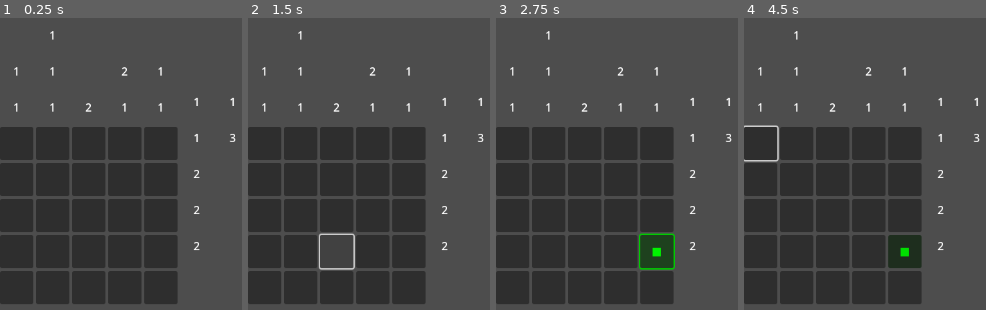
Above: before the commit, frames 1-4 (left to right).
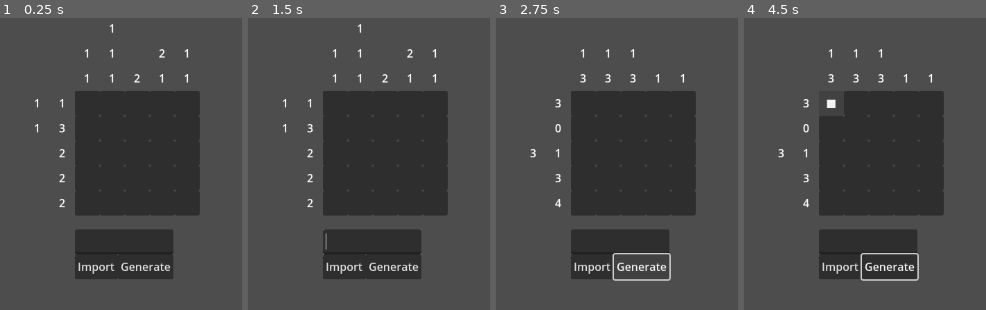
Above: after the commit, the same moments.

Repository: cloddity/picross3x
Game: Godot game, scene res://scenes/game.tscn
Two runs of this game, one before a commit and one after it. Both use one fixed random seed, a clock stepped at 60 frames per second and the inputs below.
Inputs (mouse positions are in pixels of both pictures, inside the frame that each line leads up to):
- Up to frame 1 (0.25 s): no input
- Up to frame 2 (1.5 s): click (344, 266) at 0.5 s, where only the run after the commit has a clickable "Import"; click (337, 251) at 1.25 s, where only the run before the commit has a clickable "X"
- Up to frame 3 (2.75 s): click (641, 266) at 2 s, where only the run after the commit has a clickable "Generate"
- Up to frame 4 (4.5 s): click (760, 143) at 2.77 s; click (760, 143) at 3.5 s, where only the run before the commit has a clickable "X"; click (831, 102) at 4.27 s

The runs differ from the first frame. In frame 1, 34% of the frame differs, in the area x 0-98%, y 2-98%; in frame 2, 34%; in frame 3, 35%, in the area x 0-98%, y 4-98%; in frame 4, 34%.

Commit message:
implemented basic picross functionality

Diff:
--- a/project.godot
+++ b/project.godot
@@ -19,6 +19,10 @@
 
 project/assembly_name="picrossx3"
 
+[gui]
+
+theme/custom="uid://kst8s1vas274"
+
 [rendering]
 
 renderer/rendering_method="gl_compatibility"
--- a/scenes/game.gd
+++ b/scenes/game.gd
@@ -1,10 +1,19 @@
 extends Control
 
 const TILE_SCENE = preload("res://scenes/tiles/Tile.tscn")
+const UNIT_CONST = 36
+const MARGIN_CONST = 3
 
-@onready var puzzle_grid = $MarginContainer/HBoxContainer/rightSide/puzzleGrid
-@onready var row_clues_box = $MarginContainer/HBoxContainer/leftSide/rowClues
-@onready var top_clues_box = $MarginContainer/HBoxContainer/rightSide/colClues
+@onready var puzzle_container = $MarginContainer/picrossContainer/puzzleContainer
+@onready var input_container = $MarginContainer/picrossContainer/UI/inputContainer
+@onready var puzzle_grid = $MarginContainer/picrossContainer/puzzleContainer/rightSide/puzzleGrid
+@onready var row_clues_box = $MarginContainer/picrossContainer/puzzleContainer/leftSide/rowClues
+@onready var top_clues_box = $MarginContainer/picrossContainer/puzzleContainer/rightSide/colClues
+@onready var top_left_filler = $MarginContainer/picrossContainer/puzzleContainer/leftSide/topLeftFiller
+@onready var import_input = $MarginContainer/picrossContainer/UI/inputContainer/importText
+@onready var import_button = $MarginContainer/picrossContainer/UI/inputContainer/buttonContainer/importButton
+@onready var random_button = $MarginContainer/picrossContainer/UI/inputContainer/buttonContainer/randomButton
+@onready var top_filler = $MarginContainer/picrossContainer/puzzleContainer/rightSide/topFiller
 
 var puzzle_size := 5
 var puzzle := []
@@ -13,9 +22,34 @@
 
 func _ready():
 	generate_random_puzzle(puzzle_size)
-	generate_clues()
-	populate_clue_labels()
-	populate_puzzle_grid()
+	initialize_puzzle()
+
+	import_button.pressed.connect(on_import_button_pressed)
+	random_button.pressed.connect(on_random_button_pressed)
+
+	print("Tile min size:", custom_minimum_size)
+	print("Tile actual size:", size)
+
+	var target_width = puzzle_container.size.x
+	input_container.position.x = UNIT_CONST * MARGIN_CONST
+	print(target_width)
+
+func adjust_top_left_filler():
+	var max_col_clue_height = 0
+	var max_row_clue_width = 0
+
+	for vbox in top_clues_box.get_children():
+		max_col_clue_height = max(max_col_clue_height, vbox.get_child_count())
+
+	for hbox in row_clues_box.get_children():
+		max_row_clue_width = max(max_row_clue_width, hbox.get_child_count())
+
+	var filler_size = Vector2(MARGIN_CONST * UNIT_CONST, MARGIN_CONST * UNIT_CONST)
+	var top_filler_size = Vector2(0, (MARGIN_CONST - max_col_clue_height + 1) * UNIT_CONST)
+
+	top_left_filler.custom_minimum_size = filler_size
+	top_filler.custom_minimum_size = top_filler_size
+	top_filler.size_flags_horizontal = 0
 
 func generate_random_puzzle(size: int):
 	puzzle.clear()
@@ -58,10 +92,15 @@
 
 	for clues in row_clues:
 		var hbox = HBoxContainer.new()
+		hbox.size_flags_horizontal = Control.SIZE_EXPAND_FILL
+		var spacer = Control.new()
+		spacer.size_flags_horizontal = Control.SIZE_EXPAND
+		hbox.add_child(spacer)
+
 		for num in clues:
 			var label = Label.new()
 			label.text = str(num)
-			label.custom_minimum_size = Vector2(48, 48)
+			label.custom_minimum_size = Vector2(UNIT_CONST, UNIT_CONST)
 			label.horizontal_alignment = HORIZONTAL_ALIGNMENT_CENTER
 			label.vertical_alignment = VERTICAL_ALIGNMENT_CENTER
 			hbox.add_child(label)
@@ -78,7 +117,7 @@
 		for num in clues:
 			var label = Label.new()
 			label.text = str(num)
-			label.custom_minimum_size = Vector2(48, 48)
+			label.custom_minimum_size = Vector2(UNIT_CONST, UNIT_CONST)
 			label.horizontal_alignment = HORIZONTAL_ALIGNMENT_CENTER
 			label.vertical_alignment = VERTICAL_ALIGNMENT_CENTER
 			vbox.add_child(label)
@@ -112,6 +151,35 @@
 				break
 
 	if all_correct:
-		print("Puzzle solved!")
-	else:
-		print("Still incorrect.")
+		print("solved")
+
+func on_import_button_pressed():
+	var input_text = import_input.text.strip_edges()
+	var lines = input_text.split(",", false)
+
+	if lines.is_empty():
+		print("No input provided.")
+		return
+
+	puzzle_size = lines.size()
+	puzzle.clear()
+
+	for line in lines:
+		var row = []
+		for char in line.strip_edges():
+			row.append(1 if char == "1" else 0)
+		puzzle.append(row)
+
+	initialize_puzzle()
+
+func initialize_puzzle():
+	generate_clues()
+	populate_clue_labels()
+	populate_puzzle_grid()
+	adjust_top_left_filler()
+	await get_tree().process_frame
+	adjust_top_left_filler()
+
+func on_random_button_pressed():
+	generate_random_puzzle(puzzle_size)
+	initialize_puzzle()
--- a/scenes/game.tscn
+++ b/scenes/game.tscn
@@ -11,28 +11,65 @@
 
 [node name="MarginContainer" type="MarginContainer" parent="."]
 layout_mode = 0
-offset_right = 40.0
-offset_bottom = 40.0
+offset_bottom = 20.0
 
-[node name="HBoxContainer" type="HBoxContainer" parent="MarginContainer"]
+[node name="picrossContainer" type="VBoxContainer" parent="MarginContainer"]
+layout_mode = 2
+theme_override_constants/separation = 0
+
+[node name="puzzleContainer" type="HBoxContainer" parent="MarginContainer/picrossContainer"]
 layout_mode = 2
 
-[node name="rightSide" type="VBoxContainer" parent="MarginContainer/HBoxContainer"]
+[node name="leftSide" type="VBoxContainer" parent="MarginContainer/picrossContainer/puzzleContainer"]
 layout_mode = 2
 
-[node name="colClues" type="HBoxContainer" parent="MarginContainer/HBoxContainer/rightSide"]
+[node name="topLeftFiller" type="Control" parent="MarginContainer/picrossContainer/puzzleContainer/leftSide"]
 layout_mode = 2
 
-[node name="puzzleGrid" type="GridContainer" parent="MarginContainer/HBoxContainer/rightSide"]
+[node name="rowClues" type="VBoxContainer" parent="MarginContainer/picrossContainer/puzzleContainer/leftSide"]
+layout_mode = 2
+
+[node name="rightSide" type="VBoxContainer" parent="MarginContainer/picrossContainer/puzzleContainer"]
+layout_mode = 2
+theme_override_constants/separation = 0
+
+[node name="topFiller" type="Control" parent="MarginContainer/picrossContainer/puzzleContainer/rightSide"]
+layout_mode = 2
+
+[node name="colClues" type="HBoxContainer" parent="MarginContainer/picrossContainer/puzzleContainer/rightSide"]
+layout_mode = 2
+
+[node name="puzzleGrid" type="GridContainer" parent="MarginContainer/picrossContainer/puzzleContainer/rightSide"]
 layout_mode = 2
 columns = 5
 
-[node name="leftSide" type="VBoxContainer" parent="MarginContainer/HBoxContainer"]
+[node name="spacer" type="Control" parent="MarginContainer/picrossContainer"]
+custom_minimum_size = Vector2(0, 20)
 layout_mode = 2
 
-[node name="topLeftFiller" type="Control" parent="MarginContainer/HBoxContainer/leftSide"]
-custom_minimum_size = Vector2(96, 96)
+[node name="UI" type="Control" parent="MarginContainer/picrossContainer"]
 layout_mode = 2
 
-[node name="rowClues" type="VBoxContainer" parent="MarginContainer/HBoxContainer/leftSide"]
+[node name="inputContainer" type="VBoxContainer" parent="MarginContainer/picrossContainer/UI"]
+layout_mode = 0
+offset_right = 120.0
+offset_bottom = 60.0
+
+[node name="importText" type="TextEdit" parent="MarginContainer/picrossContainer/UI/inputContainer"]
+custom_minimum_size = Vector2(120, 36)
 layout_mode = 2
+scroll_fit_content_height = true
+scroll_fit_content_width = true
+
+[node name="buttonContainer" type="HBoxContainer" parent="MarginContainer/picrossContainer/UI/inputContainer"]
+layout_mode = 2
+
+[node name="importButton" type="Button" parent="MarginContainer/picrossContainer/UI/inputContainer/buttonContainer"]
+custom_minimum_size = Vector2(50, 20)
+layout_mode = 2
+text = "Import"
+
+[node name="randomButton" type="Button" parent="MarginContainer/picrossContainer/UI/inputContainer/buttonContainer"]
+custom_minimum_size = Vector2(50, 36)
+layout_mode = 2
+text = "Generate"
--- a/scenes/tiles/Tile.tscn
+++ b/scenes/tiles/Tile.tscn
@@ -3,5 +3,4 @@
 [ext_resource type="Script" uid="uid://btjebyd1v2xyh" path="res://scenes/tiles/tile.gd" id="1_dbxmt"]
 
 [node name="Tile" type="Button"]
-custom_minimum_size = Vector2(48, 48)
 script = ExtResource("1_dbxmt")
--- a/scenes/tiles/tile.gd
+++ b/scenes/tiles/tile.gd
@@ -1,22 +1,43 @@
 extends Button
+
 signal tile_pressed
 
-var is_filled := false
-var is_clicked := false
+const UNIT_CONST = 36
+
+var is_filled: bool = false
+var is_marked_fill: bool = false
+var is_marked_x: bool = false
 
 func _ready():
 	text = ""
+	toggle_mode = false
+	focus_mode = Control.FOCUS_NONE
+	custom_minimum_size = Vector2(UNIT_CONST, UNIT_CONST)
 
-func _pressed():
-	if text == "■" or text == "X":
+func _gui_input(event):
+	if event is InputEventMouseButton and event.pressed:
+		if event.button_index == MOUSE_BUTTON_LEFT:
+			toggle_fill()
+		elif event.button_index == MOUSE_BUTTON_RIGHT:
+			toggle_x()
+
+		emit_signal("tile_pressed")
+
+func toggle_fill():
+	if is_marked_fill:
+		is_marked_fill = false
 		text = ""
-		modulate = "WHITE"
 	else:
-		if is_filled:
-			text = "■"
-			modulate = "GREEN"
-		else:
-			text = "X"
-			modulate = "RED"
+		is_marked_fill = true
+		is_marked_x = false
+		text = "■"
+		#modulate = "WHITE"
 
-	emit_signal("tile_pressed")
+func toggle_x():
+	if is_marked_x:
+		is_marked_x = false
+		text = ""
+	else:
+		is_marked_x = true
+		is_marked_fill = false
+		text = "X"
--- /dev/null
+++ b/ui/global_theme.tres
@@ -0,0 +1,7 @@
+[gd_resource type="Theme" format=3 uid="uid://kst8s1vas274"]
+
+[resource]
+GridContainer/constants/h_separation = 0
+GridContainer/constants/v_separation = 0
+HBoxContainer/constants/separation = 0
+VBoxContainer/constants/separation = 0
Not shown, added: scripts/convert.html
